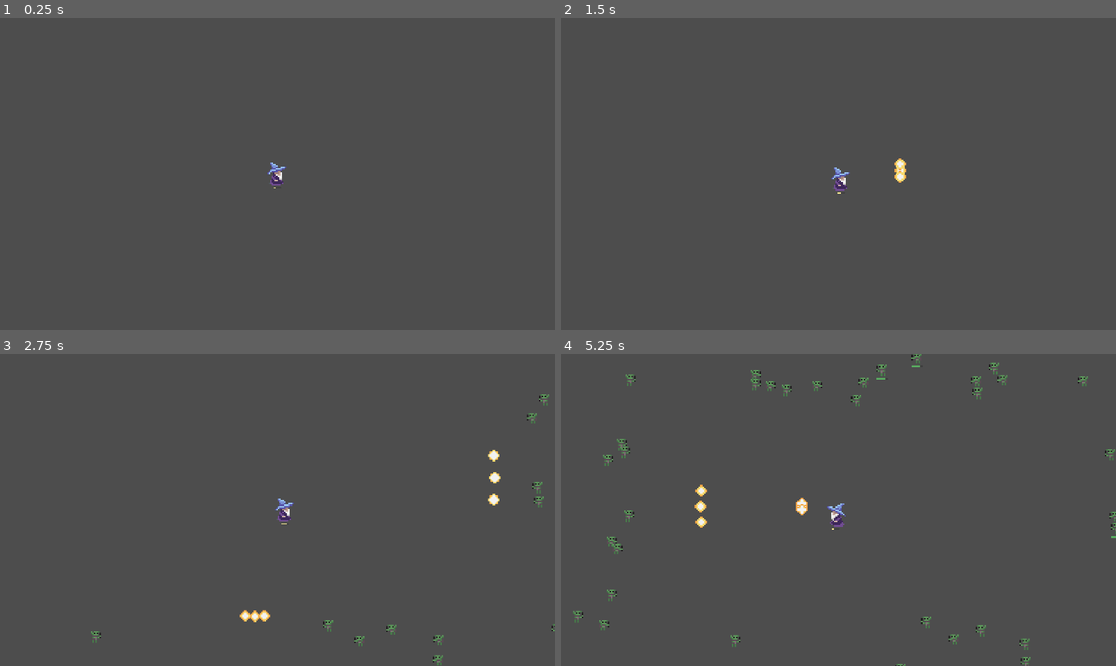
Above: before the commit, frames 1-4 (two rows, left to right).
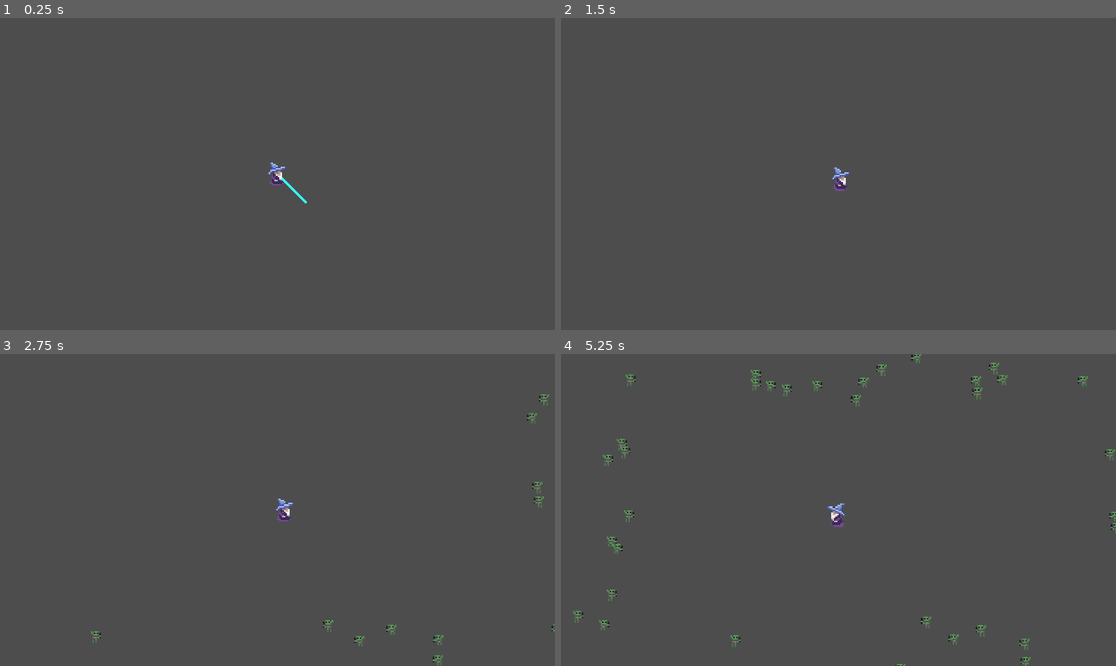
Above: after the commit, the same moments.

Repository: TraySimpson/WizardSurvivors
Game: Godot game, scene res://main.tscn
Same seed, same stepped clock (60 frames per second), same inputs: the game is played once before the commit and once after it.
Inputs:
- Up to frame 1 (0.25 s): no input
- Up to frame 2 (1.5 s): tap Enter at 0.5 s; hold D (move_right) 0.53-1.28 s; hold S (move_down) from 1.28 s (still down)
- Up to frame 3 (2.75 s): release S (move_down) at 2.03 s; hold D (move_right) from 2.03 s (still down)
- Up to frame 4 (5.25 s): release D (move_right) at 2.78 s; hold W (move_up) 2.78-3.53 s; hold A (move_left) 3.53-5.03 s; hold S (move_down) from 5.03 s (still down)

The runs differ from the first frame. In frame 1, less than 0.1% of the frame differs, in the area x 49-56%, y 51-60%; in frame 2, 0.1%; in frame 3, 0.3%, in the area x 43-91%, y 30-86%; in frame 4, 0.3%.

Commit message:
Reorganize scripts/scenes, fix lightning logic

Diff:
--- a/scripts/bolt_attack.tscn
+++ b/attacks/bolt_attack.tscn
@@ -1,22 +1,22 @@
 [gd_scene load_steps=9 format=3 uid="uid://cbb5hyaentdth"]
 
-[ext_resource type="Script" path="res://bolt-attack.gd" id="1_tjgsb"]
-[ext_resource type="Texture2D" uid="uid://bayqd171tquon" path="res://graphics/Basic Attack.png" id="2_jusid"]
+[ext_resource type="Script" path="res://scripts/bolt-attack.gd" id="1_o86ox"]
+[ext_resource type="Texture2D" uid="uid://bayqd171tquon" path="res://graphics/Basic Attack.png" id="2_madvx"]
 
 [sub_resource type="AtlasTexture" id="AtlasTexture_f0ylq"]
-atlas = ExtResource("2_jusid")
+atlas = ExtResource("2_madvx")
 region = Rect2(0, 0, 8, 8)
 
 [sub_resource type="AtlasTexture" id="AtlasTexture_04ple"]
-atlas = ExtResource("2_jusid")
+atlas = ExtResource("2_madvx")
 region = Rect2(8, 0, 8, 8)
 
 [sub_resource type="AtlasTexture" id="AtlasTexture_l3c81"]
-atlas = ExtResource("2_jusid")
+atlas = ExtResource("2_madvx")
 region = Rect2(16, 0, 8, 8)
 
 [sub_resource type="AtlasTexture" id="AtlasTexture_excfd"]
-atlas = ExtResource("2_jusid")
+atlas = ExtResource("2_madvx")
 region = Rect2(24, 0, 8, 8)
 
 [sub_resource type="SpriteFrames" id="SpriteFrames_wnud0"]
@@ -45,7 +45,7 @@
 [node name="BoltAttack" type="Area2D"]
 collision_layer = 2
 collision_mask = 12
-script = ExtResource("1_tjgsb")
+script = ExtResource("1_o86ox")
 impact_damage = 5
 bullet_speed = 500
 
--- a/scripts/bolt_spawner.tscn
+++ b/attacks/bolt_spawner.tscn
@@ -1,7 +1,7 @@
 [gd_scene load_steps=4 format=3 uid="uid://bdj32gv8kpwpu"]
 
-[ext_resource type="Script" path="res://BoltSpawner.gd" id="1_55nxu"]
-[ext_resource type="PackedScene" uid="uid://cbb5hyaentdth" path="res://scripts/bolt_attack.tscn" id="2_hcc54"]
+[ext_resource type="Script" path="res://scripts/BoltSpawner.gd" id="1_55nxu"]
+[ext_resource type="PackedScene" uid="uid://cbb5hyaentdth" path="res://attacks/bolt_attack.tscn" id="2_hcc54"]
 
 [sub_resource type="StyleBoxFlat" id="StyleBoxFlat_wy4d2"]
 bg_color = Color(0.988754, 0.930029, 0.588612, 1)
--- a/fireball_attack.tscn
+++ b/attacks/fireball_attack.tscn
@@ -1,10 +1,10 @@
 [gd_scene load_steps=6 format=3 uid="uid://bdt6vnktidu4q"]
 
-[ext_resource type="Script" path="res://fireball_attack.gd" id="1_aq1fg"]
-[ext_resource type="Texture2D" uid="uid://bayqd171tquon" path="res://graphics/Basic Attack.png" id="1_ckip5"]
+[ext_resource type="Script" path="res://scripts/fireball_attack.gd" id="1_8fuyf"]
+[ext_resource type="Texture2D" uid="uid://bayqd171tquon" path="res://graphics/Basic Attack.png" id="2_fqs1b"]
 
 [sub_resource type="AtlasTexture" id="AtlasTexture_a11si"]
-atlas = ExtResource("1_ckip5")
+atlas = ExtResource("2_fqs1b")
 region = Rect2(16, 0, 8, 8)
 
 [sub_resource type="SpriteFrames" id="SpriteFrames_0idxe"]
@@ -24,7 +24,7 @@
 [node name="FireballAttack" type="Area2D"]
 collision_layer = 2
 collision_mask = 12
-script = ExtResource("1_aq1fg")
+script = ExtResource("1_8fuyf")
 
 [node name="AnimatedSprite2D" type="AnimatedSprite2D" parent="."]
 scale = Vector2(5, 5)
--- a/lightning_attack.tscn
+++ b/attacks/lightning_attack.tscn
@@ -1,6 +1,6 @@
 [gd_scene load_steps=3 format=3 uid="uid://bh6t8f10fh5yb"]
 
-[ext_resource type="Script" path="res://LightningAttack.gd" id="1_upw1s"]
+[ext_resource type="Script" path="res://scripts/lightning_attack.gd" id="1_upw1s"]
 
 [sub_resource type="CircleShape2D" id="CircleShape2D_ed6sr"]
 radius = 250.0
@@ -9,11 +9,11 @@
 script = ExtResource("1_upw1s")
 
 [node name="Line2D" type="Line2D" parent="."]
-points = PackedVector2Array(0, 0, 76, 101, 167, -15, 260, 60)
 width = 8.0
 default_color = Color(0.2, 1, 1, 1)
 
 [node name="Timer" type="Timer" parent="."]
+autostart = true
 
 [node name="ShapeCast2D" type="ShapeCast2D" parent="."]
 shape = SubResource("CircleShape2D_ed6sr")
--- a/radiant_attack.tscn
+++ b/attacks/radiant_attack.tscn
@@ -1,12 +1,12 @@
 [gd_scene load_steps=3 format=3 uid="uid://bkmkyckwsa8wj"]
 
-[ext_resource type="Script" path="res://radiant_attack.gd" id="1_n0jwa"]
+[ext_resource type="Script" path="res://scripts/radiant_attack.gd" id="1_0l75u"]
 
 [sub_resource type="CircleShape2D" id="CircleShape2D_vhq3w"]
 radius = 250.0
 
 [node name="RadiantAttack" type="Node2D"]
-script = ExtResource("1_n0jwa")
+script = ExtResource("1_0l75u")
 
 [node name="ShapeCast2D" type="ShapeCast2D" parent="."]
 shape = SubResource("CircleShape2D_vhq3w")
--- a/health.tscn
+++ b/health.tscn
@@ -1,6 +1,6 @@
 [gd_scene load_steps=3 format=3 uid="uid://4wpfsol88co8"]
 
-[ext_resource type="Script" path="res://health.gd" id="1_7560t"]
+[ext_resource type="Script" path="res://scripts/health.gd" id="1_7560t"]
 
 [sub_resource type="StyleBoxFlat" id="StyleBoxFlat_gf3ns"]
 bg_color = Color(0.352393, 0.688702, 0.382236, 1)
--- a/main.tscn
+++ b/main.tscn
@@ -1,7 +1,7 @@
 [gd_scene load_steps=4 format=3 uid="uid://ch25l711gsqe"]
 
 [ext_resource type="PackedScene" uid="uid://cehhat6c7ev31" path="res://player.tscn" id="1_8p14u"]
-[ext_resource type="Script" path="res://main.gd" id="1_ydouk"]
+[ext_resource type="Script" path="res://scripts/main.gd" id="1_ydouk"]
 
 [sub_resource type="Curve2D" id="Curve2D_2yufk"]
 _data = {
--- a/player.tscn
+++ b/player.tscn
@@ -1,10 +1,9 @@
-[gd_scene load_steps=10 format=3 uid="uid://cehhat6c7ev31"]
+[gd_scene load_steps=9 format=3 uid="uid://cehhat6c7ev31"]
 
 [ext_resource type="Script" path="res://scripts/player.gd" id="1_7gwym"]
 [ext_resource type="Texture2D" uid="uid://xhvl2px57hx0" path="res://graphics/Wizard.png" id="1_tvxa1"]
 [ext_resource type="PackedScene" uid="uid://4wpfsol88co8" path="res://health.tscn" id="3_ayyj0"]
-[ext_resource type="PackedScene" uid="uid://bdj32gv8kpwpu" path="res://scripts/bolt_spawner.tscn" id="4_rlftv"]
-[ext_resource type="PackedScene" uid="uid://bkmkyckwsa8wj" path="res://radiant_attack.tscn" id="6_bkaj8"]
+[ext_resource type="PackedScene" uid="uid://bh6t8f10fh5yb" path="res://attacks/lightning_attack.tscn" id="4_18ktv"]
 
 [sub_resource type="AtlasTexture" id="AtlasTexture_f4n5o"]
 atlas = ExtResource("1_tvxa1")
@@ -53,11 +52,6 @@
 position = Vector2(0, 58.565)
 max_health = 100
 
-[node name="BoltSpawner" parent="." instance=ExtResource("4_rlftv")]
-position = Vector2(0, 47.72)
-bolt_count = 3
-
-[node name="RadiantAttack" parent="." instance=ExtResource("6_bkaj8")]
+[node name="LightningAttack" parent="." instance=ExtResource("4_18ktv")]
 
 [connection signal="died" from="Health" to="." method="_on_health_died"]
-[connection signal="bolt_spawned" from="BoltSpawner" to="." method="_on_bolt_spawner_bolt_spawned"]
--- a/LightningAttack.gd
+++ b/scripts/lightning_attack.gd
@@ -7,7 +7,8 @@
 @onready var line_2d = $Line2D
 var hit_bodies = []
 
-# Called when the node enters the scene tree for the first time.
+
+
 func _ready():
 	line_2d.clear_points()
 	line_2d.add_point(Vector2.ZERO)
@@ -22,6 +23,7 @@
 	line_2d.add_point(Vector2.ZERO)
 	hit_bodies = []
 	getLightningPoint(Vector2.ZERO, 0)
+	shapecast.position = Vector2.ZERO
 
 func getLightningPoint(point: Vector2, hit_count: int) -> void:
 	if (hit_count >= max_targets):
--- a/xp.tscn
+++ b/xp.tscn
@@ -1,6 +1,6 @@
 [gd_scene load_steps=9 format=3 uid="uid://b11frb6iauv3k"]
 
-[ext_resource type="Script" path="res://xp.gd" id="1_vnhmv"]
+[ext_resource type="Script" path="res://scripts/xp.gd" id="1_vnhmv"]
 [ext_resource type="Texture2D" uid="uid://c4kuykgvs8hf0" path="res://graphics/xp.png" id="1_x48yj"]
 
 [sub_resource type="AtlasTexture" id="AtlasTexture_bcjrr"]
Renamed: BoltSpawner.gd -> scripts/BoltSpawner.gd
Renamed: bolt-attack.gd -> scripts/bolt-attack.gd
Renamed: fireball_attack.gd -> scripts/fireball_attack.gd
Renamed: health.gd -> scripts/health.gd
Renamed: main.gd -> scripts/main.gd
Renamed: radiant_attack.gd -> scripts/radiant_attack.gd
Renamed: xp.gd -> scripts/xp.gd
